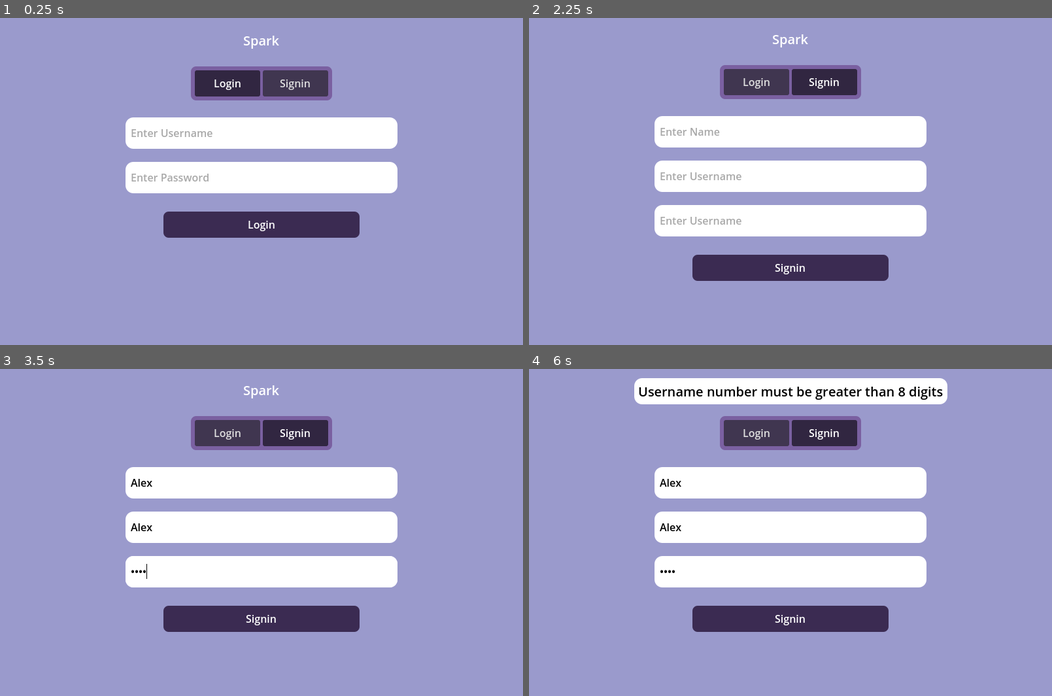
Above: before the commit, frames 1-4 (two rows, left to right).
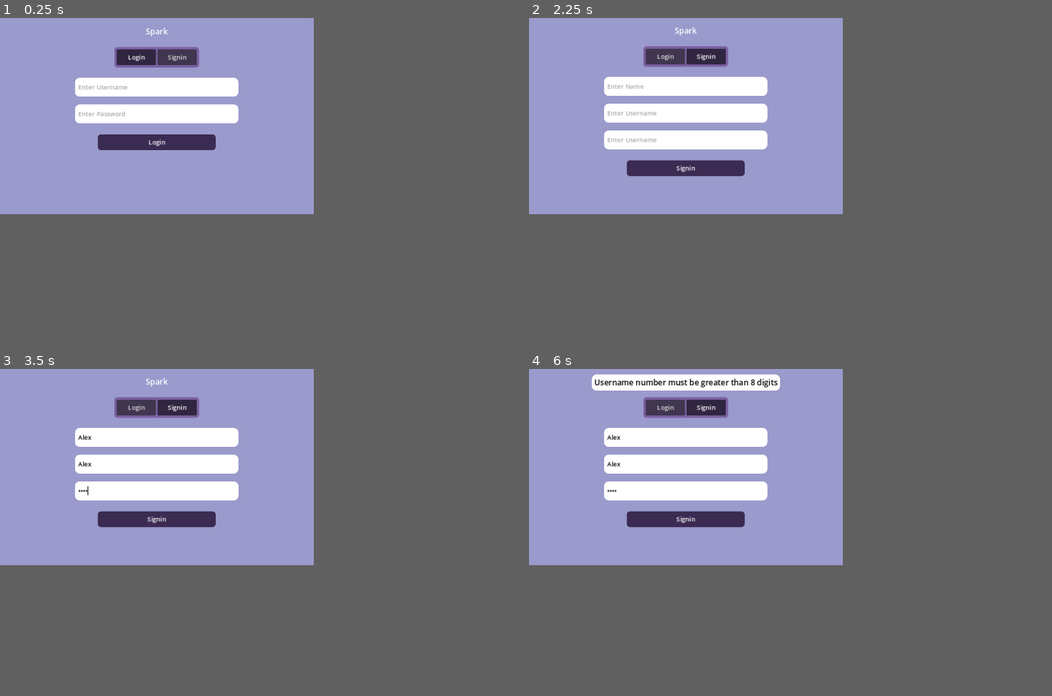
Above: after the commit, the same moments.

Repository: Song-Hong/spark
Game: Godot game, scene res://Pages/Song/Song.tscn
The game is run twice, just before and just after one commit, with the same random seed, the same clock (stepped at 60 frames per second) and the same inputs.
Inputs (mouse positions are in pixels of both pictures, inside the frame that each line leads up to):
- Up to frame 1 (0.25 s): no input
- Up to frame 2 (2.25 s): click (790, 132) at 0.52 s; type "Alex" at 0.6 s; click (790, 178) at 0.75 s; type "12" at 0.83 s; click "Login" at 1.25 s; click "Signin" at 2 s
- Up to frame 3 (3.5 s): click (261, 483) at 2.77 s; type "Alex" at 2.85 s; click (261, 525) at 3 s; type "Alex" at 3.08 s; click (261, 571) at 3.23 s; type "Alex" at 3.32 s
- Up to frame 4 (6 s): click "Signin" at 3.5 s; click "Login" at 4.25 s; click "Login" at 5 s; click "Signin" at 5.75 s
In our replay, the window is 800x500 before the commit and 480x300 after it. These sizes can differ from the game's own. Grey fills any space a smaller window leaves; there, only what the larger window draws over its background counts as a difference.

The runs differ from the first frame. In frame 1, 19% of the frame differs, in the area x 14-76%, y 3-68%; in frame 2, 24%; in frame 3, 24%; in frame 4, 28%, in the area x 12-80%, y 1-81%.

Commit message:
feat:add server message cache
When a user is offline, the server caches offline messages until the user logs in and the server forwards them and clears them

Diff:
--- a/Pages/LoginPage/LoginPage.tscn
+++ b/Pages/LoginPage/LoginPage.tscn
@@ -44,12 +44,12 @@
 LoginPnael = NodePath("PanelContainer/MarginContainer/View/LoginPanel")
 Username = NodePath("PanelContainer/MarginContainer/View/LoginPanel/VBoxContainer/Username")
 Password = NodePath("PanelContainer/MarginContainer/View/LoginPanel/VBoxContainer/Password")
-LoginBtn = NodePath("PanelContainer/MarginContainer/View/LoginPanel/VBoxContainer/Button")
+LoginBtn = NodePath("PanelContainer/MarginContainer/View/LoginPanel/VBoxContainer/Login")
 SigninPanel = NodePath("PanelContainer/MarginContainer/View/SigninPanel")
 SigninName = NodePath("PanelContainer/MarginContainer/View/SigninPanel/VBoxContainer/Name")
 SigninUsername = NodePath("PanelContainer/MarginContainer/View/SigninPanel/VBoxContainer/Username")
 SigninPassword = NodePath("PanelContainer/MarginContainer/View/SigninPanel/VBoxContainer/Password")
-SigninLoginBtn = NodePath("PanelContainer/MarginContainer/View/SigninPanel/VBoxContainer/Button")
+SigninLoginBtn = NodePath("PanelContainer/MarginContainer/View/SigninPanel/VBoxContainer/Signin")
 
 [node name="PanelContainer" type="PanelContainer" parent="."]
 anchors_preset = 15
@@ -169,17 +169,18 @@
 placeholder_text = "Enter Password"
 secret = true
 
-[node name="Button" type="Button" parent="PanelContainer/MarginContainer/View/LoginPanel/VBoxContainer"]
+[node name="Login" type="Button" parent="PanelContainer/MarginContainer/View/LoginPanel/VBoxContainer"]
+auto_translate_mode = 1
 custom_minimum_size = Vector2(300, 40)
 layout_mode = 2
 size_flags_horizontal = 4
 focus_mode = 0
 theme_override_colors/font_color = Color(1, 1, 1, 1)
 theme_override_styles/normal = SubResource("StyleBoxFlat_d6xcu")
-text = "Login
-"
+text = "Login"
 
 [node name="SigninPanel" type="MarginContainer" parent="PanelContainer/MarginContainer/View"]
+auto_translate_mode = 1
 visible = false
 layout_mode = 2
 size_flags_horizontal = 4
@@ -233,15 +234,14 @@
 placeholder_text = "Enter Username"
 secret = true
 
-[node name="Button" type="Button" parent="PanelContainer/MarginContainer/View/SigninPanel/VBoxContainer"]
+[node name="Signin" type="Button" parent="PanelContainer/MarginContainer/View/SigninPanel/VBoxContainer"]
 custom_minimum_size = Vector2(300, 40)
 layout_mode = 2
 size_flags_horizontal = 4
 focus_mode = 0
 theme_override_colors/font_color = Color(1, 1, 1, 1)
 theme_override_styles/normal = SubResource("StyleBoxFlat_d6xcu")
-text = "Signin
-"
+text = "Signin"
 
 [node name="Controller" type="Node" parent="."]
 
--- a/Pages/LoginPage/login_controller.gd
+++ b/Pages/LoginPage/login_controller.gd
@@ -5,8 +5,8 @@
 	$"../..".LoginBtn.connect("pressed",Callable(self,"login_request"))
 	Song.Module.Net.receive.connect("login_state_receive",Callable(self,"_on_login_state_receive"))
 
+	#当已登陆时将自动登陆
 	await get_tree().create_timer(0.02).timeout
-	#当已登陆时将自动登陆
 	if Song.Module.Config.logined:
 		$"../..".Username.text = Song.Module.Config.user_username
 		$"../..".Password.text = Song.Module.Config.user_password
--- a/Pages/LoginPage/login_page.gd
+++ b/Pages/LoginPage/login_page.gd
@@ -16,4 +16,5 @@
 
 #初始化
 func _ready():
-	get_window().size = Vector2(800,500)
+	#get_window().size = Vector2(800,500)
+	Song.Module.set_window_size(800,500)
--- a/Pages/MainPage/main_page.gd
+++ b/Pages/MainPage/main_page.gd
@@ -14,4 +14,4 @@
 @export var Main_SettingPage :HBoxContainer #主界面设置界面
 
 func _ready():
-	get_window().size = Vector2(1152,648)
+	Song.Module.set_window_size(1152,648)
--- a/Pages/MainPage/tray_controller.gd
+++ b/Pages/MainPage/tray_controller.gd
@@ -23,6 +23,9 @@
 			Song.Module.Config.logined = false
 			Song.Module.Data.save_core()
 
+			#清空配置
+			Song.Module.Data.TargetID  = 0
+
 			#切换场景
 			show_login_page()
 		"Chats":
--- a/Pages/Main_ChatsPage/firend_controller.gd
+++ b/Pages/Main_ChatsPage/firend_controller.gd
@@ -31,6 +31,15 @@
 		# 创建好友
 		create_friend_item(friend.id,friend.Name)
 
+		#更新离线消息
+		if friend.Msg != "" or friend.Msg != null:
+			var msg_str = '{"msgs":[%s]}'%str(friend.Msg).trim_suffix(",")
+			var json    = JSON.parse_string(msg_str)
+			for chat in json.msgs:
+				var server_md = MessageData.static_parsing(chat)
+				server_md.own = false #设置为对方发送
+				Song.Module.Data.save_msg(friend.id,server_md)
+
 		# 从本地更新好友的最新消息
 		var last_msg = Song.Module.Data.read_last_msg(friend.id)
 		update_friend_last_message(friend.id,last_msg)
@@ -44,6 +53,7 @@
 
 #好友列表按钮点击
 func _on_friend_button_pressed(btn):
+	#清空消息
 	if btn.id != Song.Module.Data.TargetID:
 		$"../TextEditController".clear_all_text()
 	else:
--- a/Pages/Song/net_data_parsing_controller.gd
+++ b/Pages/Song/net_data_parsing_controller.gd
@@ -24,7 +24,7 @@
 
 #消息接收
 func _on_receive_data(data):
-	print("接收到数据: "+data)
+	#print("接收到数据: "+data)
 	var json = JSON.parse_string(data) #解析接收到的消息
 	if !json.has("Type") : return
 	var type = json.Type #消息类型
--- a/Pages/Song/song.gd
+++ b/Pages/Song/song.gd
@@ -14,5 +14,20 @@
 var Config:AppConfig                    #软件配置
 
 func _ready():
+	# 获取当前显示屏的索引
+	var primary_screen = DisplayServer.get_primary_screen()
+	var resolution     = DisplayServer.screen_get_size(primary_screen)
+	var scale_size     =  Vector2(resolution.x,resolution.y)/Vector2(1920,1080)
+	window_scale       = scale_size
+	#设置根节点内容的缩放比例
+	get_tree().root.content_scale_factor = window_scale.x
+
 	## 初始化加载场景
 	$View.add_child(StartPage.instantiate())
+
+#窗口缩放尺寸
+var window_scale = 1
+
+#设置屏幕尺寸
+func set_window_size(h,w):
+	get_window().size = Vector2(h,w) * window_scale
--- a/Utility/MessageData.gd
+++ b/Utility/MessageData.gd
@@ -50,6 +50,17 @@
 		own = msg.own
 	return self
 
+#解析
+static func static_parsing(msg)->MessageData:
+	var md  = MessageData.new()
+	md.data = msg.data
+	md.id   = msg.id
+	md.time = msg.time
+	md.type = msg.type
+	if msg.has("own"):
+		md.own = msg.own
+	return md
+
 #获取时间
 func get_time()->Dictionary:
 	return Time.get_datetime_dict_from_datetime_string(time,true)
